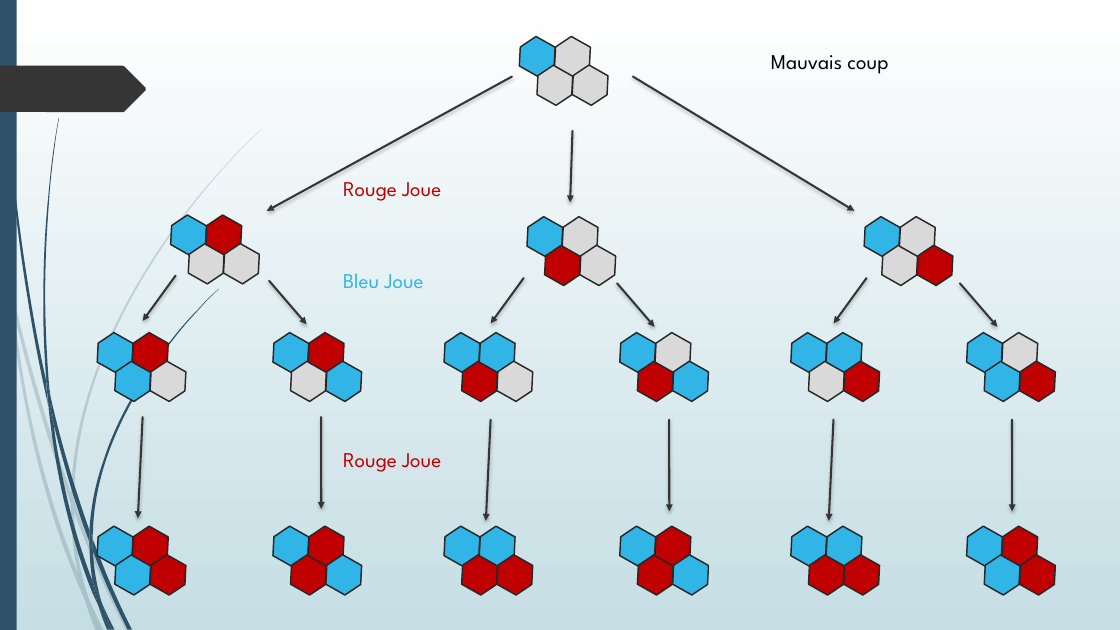
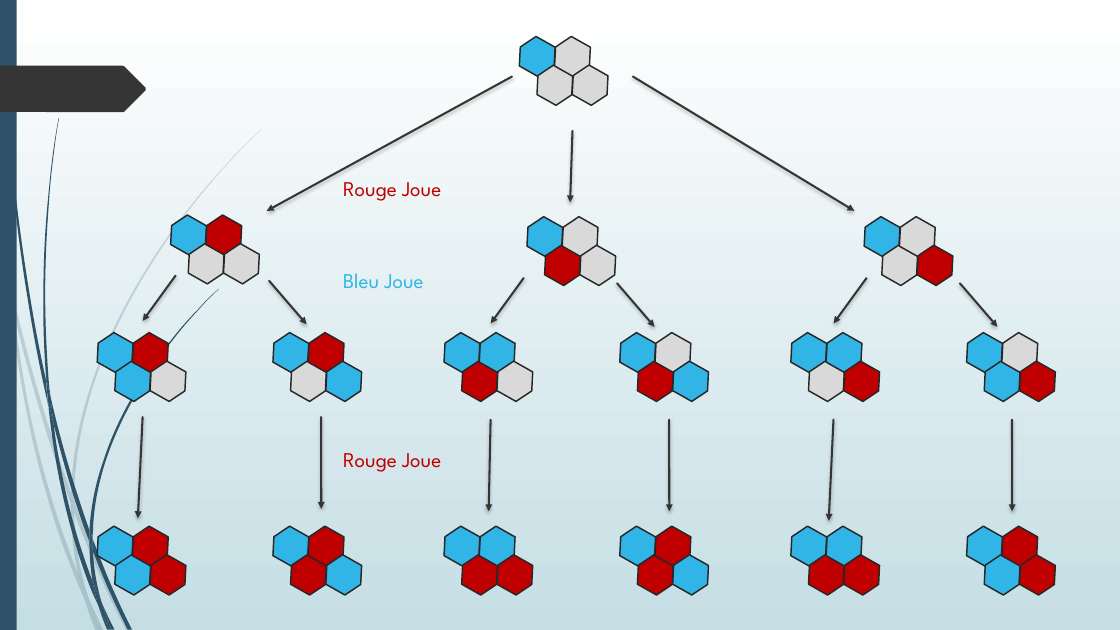
Before and after one commit to yarduoc/HexAI, a slide deck: slide 10 of PresentationTibo/TIPE 2017.pptx (slide 8 before the commit). Drawn at 1120x630 pixels with LibreOffice and Linux fonts; fonts in the diff are those of the drawing. Boxes give left, top, right and bottom in pixels: in the first picture for what was removed or moved away, otherwise in the second. Text is boxed around its words. In the diff, an @@ line names an element or a change of style, - is before the commit and + after.

```diff
--- a/PresentationTibo/TIPE 2017.pptx
+++ b/PresentationTibo/TIPE 2017.pptx
@@ text removed at box(771, 55, 888, 74) @@
-Mauvais coup
@@ arrow moved from (491, 420) - (486, 521) to (491, 420) - (489, 512) @@
```
Also in this commit, not shown: 4 other slides changed, 14 slides added, 2 other files.
